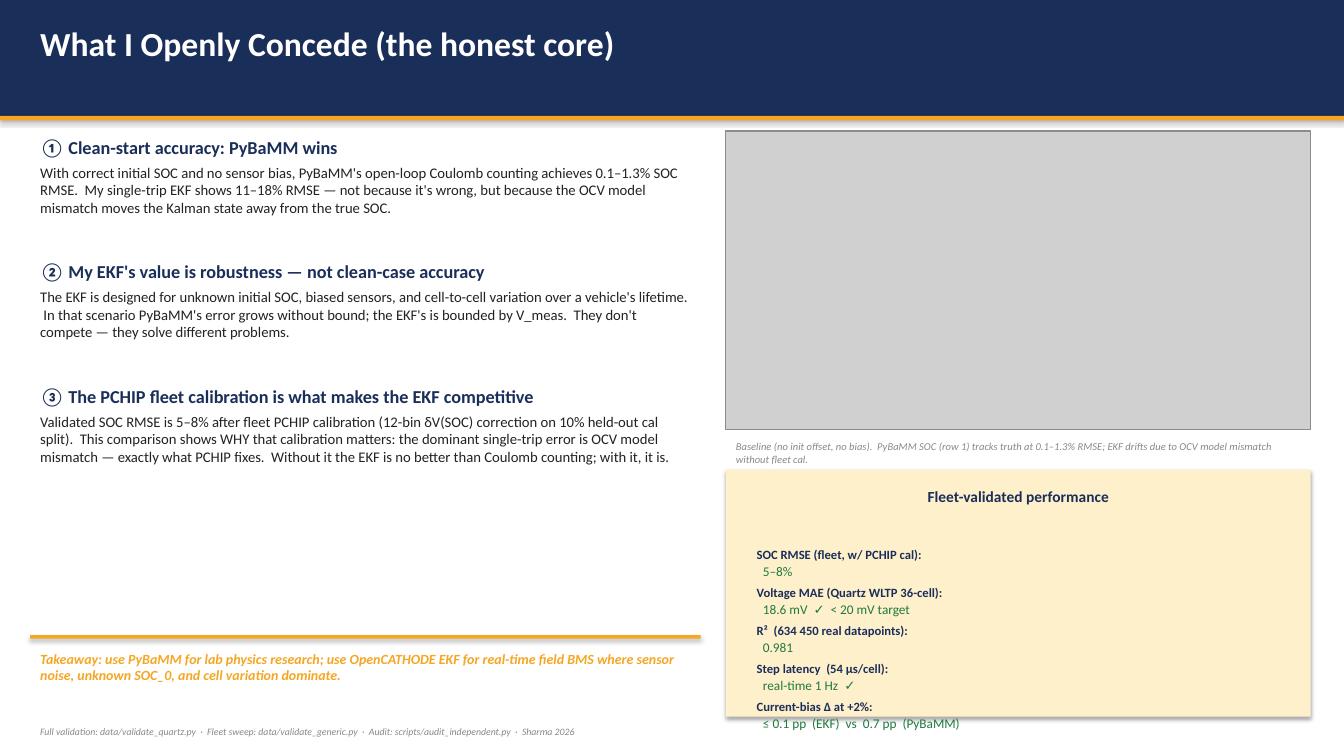
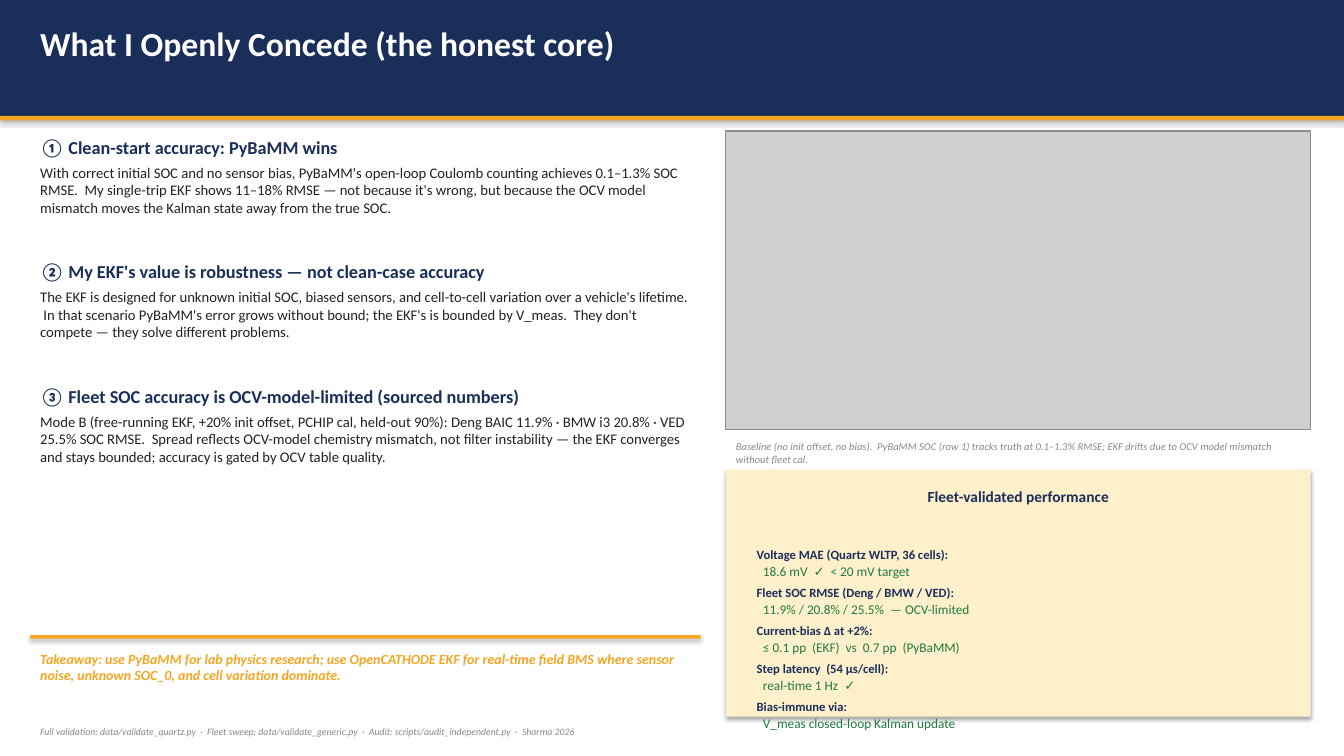
Before and after one commit to quant-himanshu/opencathode-stack, a slide deck: slide 3 of scripts/pybamm_comparison_slides.pptx. Drawn at 1344x756 pixels with LibreOffice and Linux fonts; fonts in the diff are those of the drawing; grey boxes stand for pictures. Boxes give left, top, right and bottom in pixels: in the first picture for what was removed or moved away, otherwise in the second. Text is boxed around its words. In the diff, an @@ line names an element or a change of style, - is before the commit and + after.

Commit message:
fix: replace unsourced 5-8% SOC RMSE with actual fleet numbers in comparison slides; foreground R²=0.9217 in architecture doc

```diff
--- a/scripts/pybamm_comparison_slides.pptx
+++ b/scripts/pybamm_comparison_slides.pptx
@@ text at <box>40,388,684,465</box>: text changed @@
-③ The PCHIP fleet calibration is what makes the EKF competitive
-Validated SOC RMSE is 5–8% after fleet PCHIP calibration (12-bin δV(SOC) correction on 10% held-out cal split). This comparison shows WHY that calibration matters: the dominant single-trip error is OCV model mismatch — exactly what PCHIP fixes. Without it the EKF is no better than Coulomb counting; with it, it is.
+③ Fleet SOC accuracy is OCV-model-limited (sourced numbers)
+Mode B (free-running EKF, +20% init offset, PCHIP cal, held-out 90%): Deng BAIC 11.9% · BMW i3 20.8% · VED 25.5% SOC RMSE. Spread reflects OCV-model chemistry mismatch, not filter instability — the EKF converges and stays bounded; accuracy is gated by OCV table quality.
@@ text at <box>757,550,948,561</box>: text changed @@
-SOC RMSE (fleet, w/ PCHIP cal):
-5–8%
-Voltage MAE (Quartz WLTP 36-cell):
+Voltage MAE (Quartz WLTP, 36 cells):
@@ text at <box>757,588,969,654</box>: text changed; size 9 to 9.5 pt; text colour #1A2E5A to #1E7A3E; bold off @@
-R² (634 450 real datapoints):
-0.981
+Fleet SOC RMSE (Deng / BMW / VED):
+11.9% / 20.8% / 25.5% — OCV-limited
+Current-bias Δ at +2%:
+≤ 0.1 pp (EKF) vs 0.7 pp (PyBaMM)
@@ text at <box>757,702,847,711</box>: text changed @@
-Current-bias Δ at +2%:
-≤ 0.1 pp (EKF) vs 0.7 pp (PyBaMM)
+Bias-immune via:
+V_meas closed-loop Kalman update
```
Also in this commit, not shown: 2 other files.
